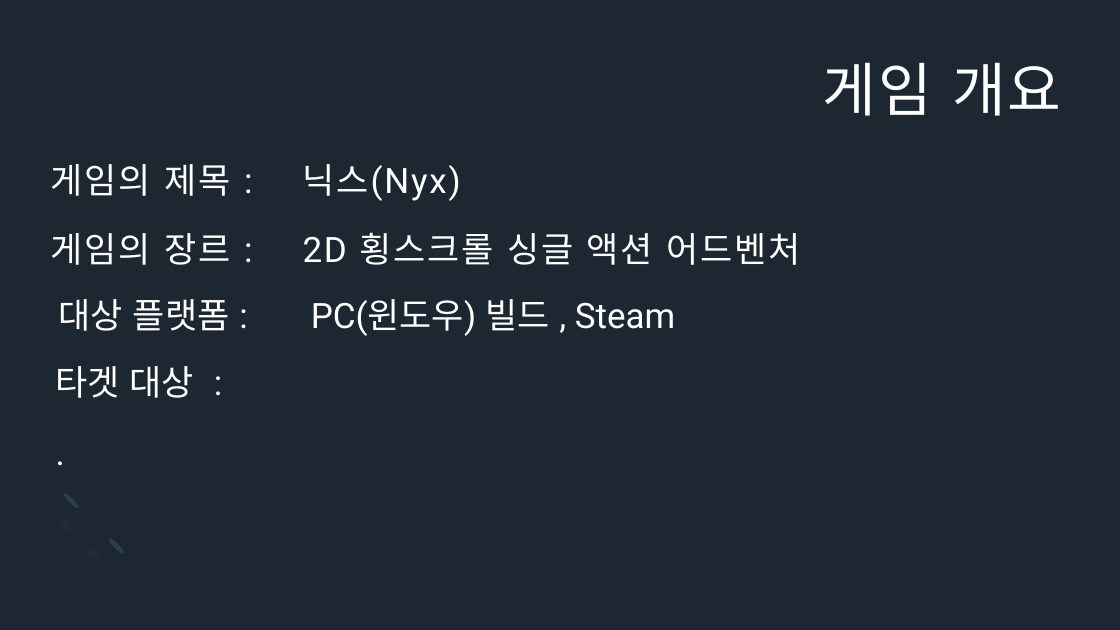
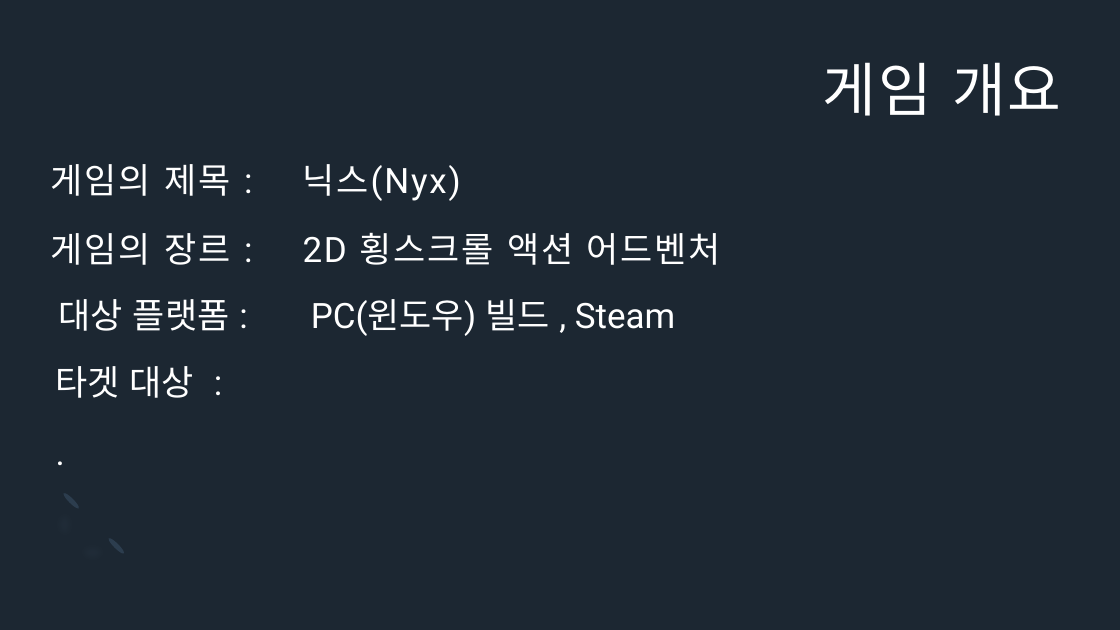
Before and after one commit to Icloy/2D_Roguelike, a slide deck: slide 3 of 기획서.pptx. Drawn at 1120x630 pixels with LibreOffice and Linux fonts; fonts in the diff are those of the drawing. Boxes give left, top, right and bottom in pixels: in the first picture for what was removed or moved away, otherwise in the second. Text is boxed around its words. In the diff, an @@ line names an element or a change of style, - is before the commit and + after.

```diff
--- a/기획서.pptx
+++ b/기획서.pptx
@@ title at (51, 232, 721, 265): text changed @@
-게임의 장르 : 2D 횡스크롤 싱글 액션 어드벤처
+게임의 장르 : 2D 횡스크롤 액션 어드벤처
```
Also in this commit, not shown: 6 other slides changed.
